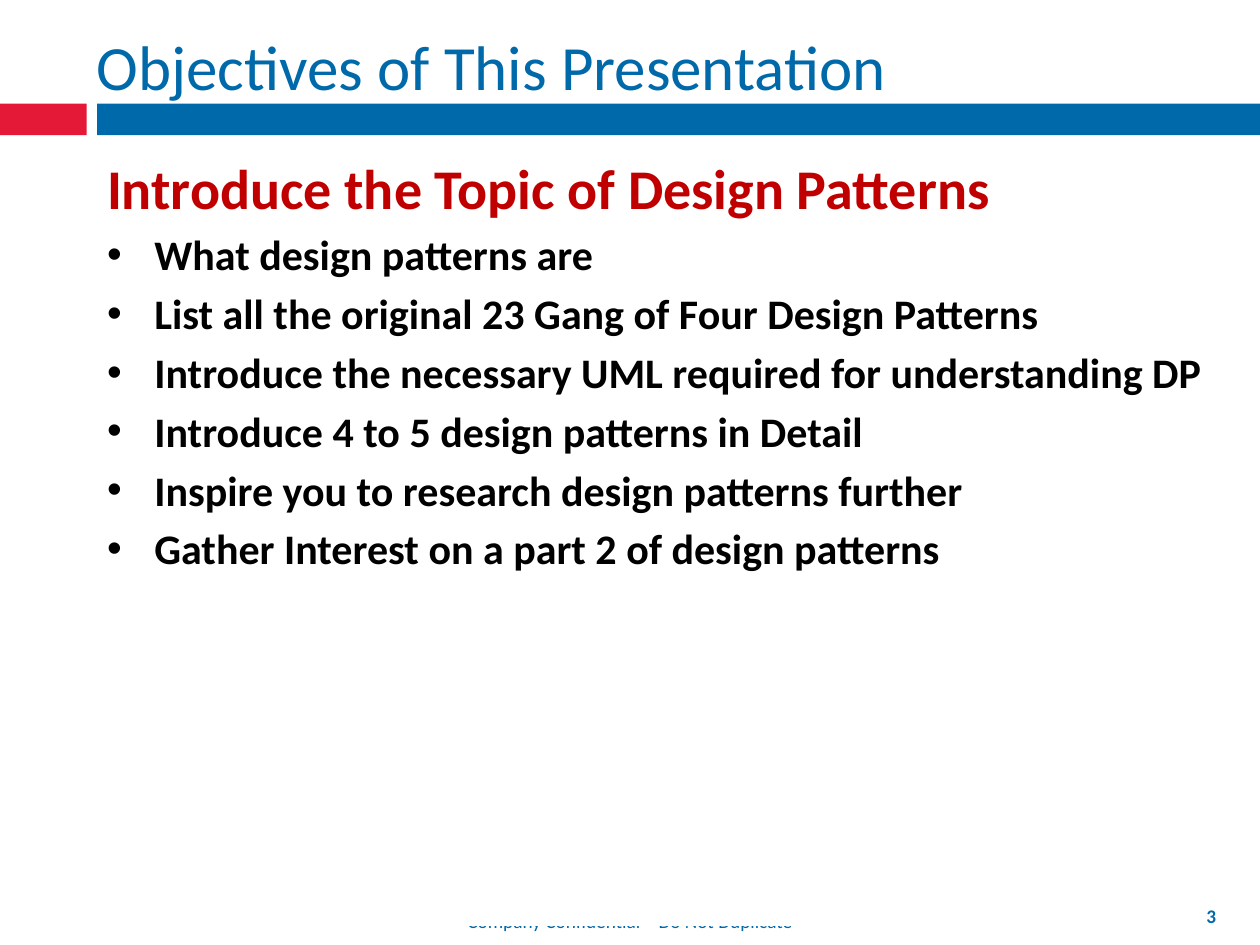
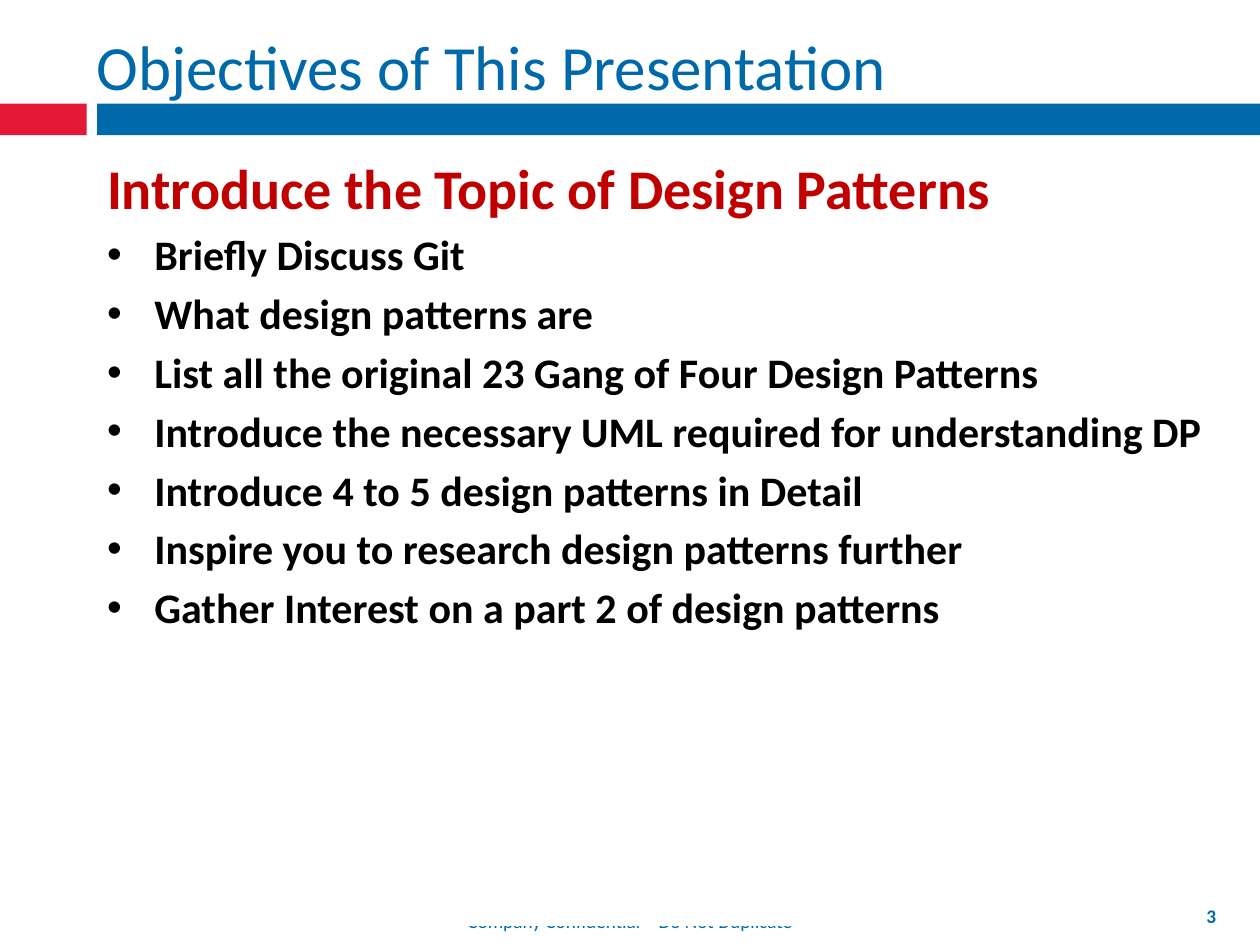
Before and after one commit to fernandozamoraj/design-patterns-presentation, a slide deck: slide 3 of Design Patterns Part 1.pptx. Drawn at 1260x945 pixels with LibreOffice and Linux fonts; fonts in the diff are those of the drawing. Boxes give left, top, right and bottom in pixels: in the first picture for what was removed or moved away, otherwise in the second. Text is boxed around its words. In the diff, an @@ line names an element or a change of style, - is before the commit and + after.

```diff
--- a/Design Patterns Part 1.pptx
+++ b/Design Patterns Part 1.pptx
@@ text at <box>154,240,465,277</box>: paragraph added @@
+• Briefly Discuss Git
```
Also in this commit, not shown: 1 slide added.
